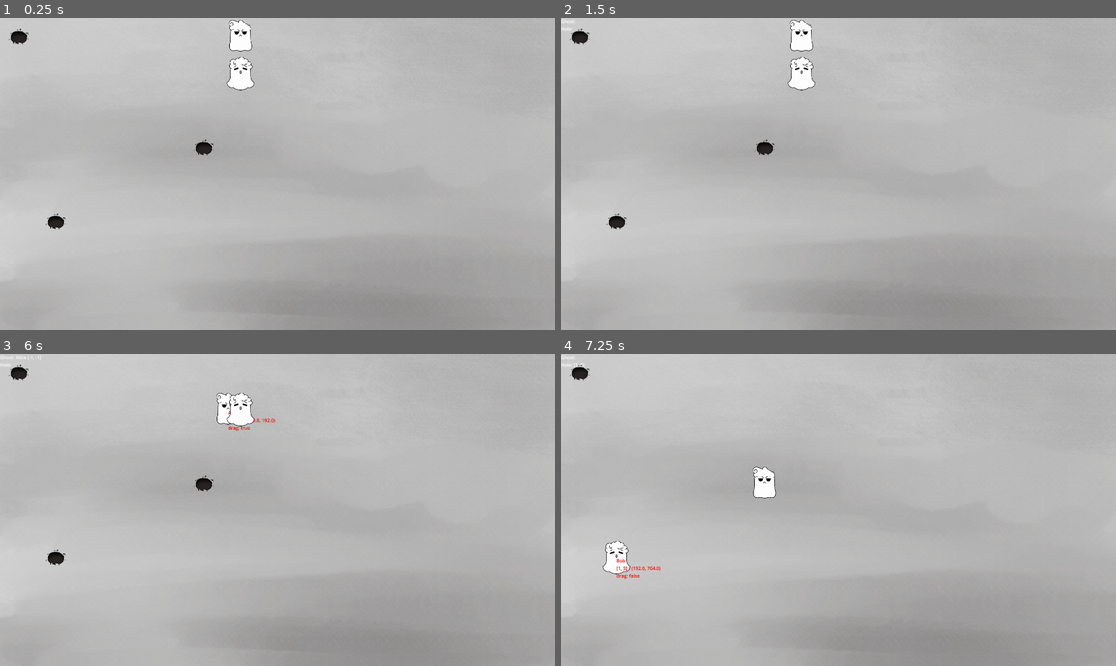
Above: before the commit, frames 1-4 (two rows, left to right).
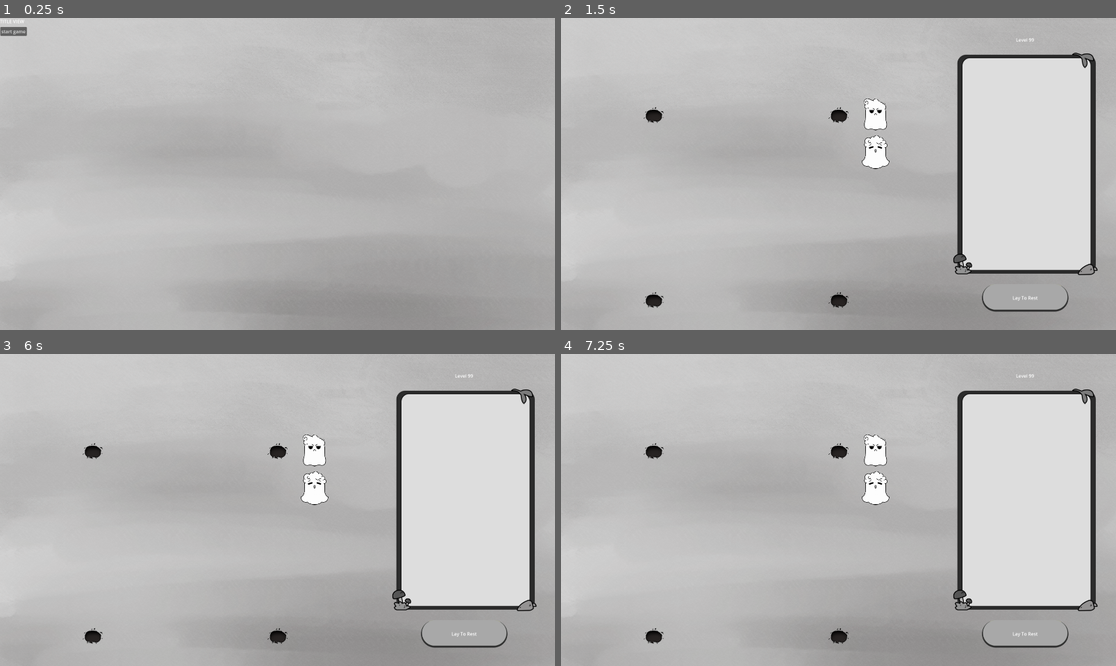
Above: after the commit, the same moments.

Repository: acornjellygames/misbegrave
Game: Godot game, scene res://Main.tscn
Same seed, same stepped clock (60 frames per second), same inputs: the game is played once before the commit and once after it.
Inputs (mouse positions are in pixels of both pictures, inside the frame that each line leads up to):
- Up to frame 1 (0.25 s): no input
- Up to frame 2 (1.5 s): click (572, 30) at 0.5 s, where only the run after the commit has a clickable "start game"; click (1027, 298) at 1.25 s, where only the run after the commit has a clickable "Lay To Rest"
- Up to frame 3 (6 s): click (466, 634) at 2 s, where only the run after the commit has a clickable "Lay To Rest"; click (466, 634) at 2.75 s, where only the run after the commit has a clickable "Lay To Rest"; tap Enter at 3.5, 5 s; drag from (16, 372) to (205, 481) at 3.52 s; tap Space at 4.25, 5.75 s; drag from (205, 481) to (16, 372) at 4.27 s; move the mouse to (55, 556) at 5.02 s; click (55, 556) at 5.17 s; drag from (238, 372) to (205, 481) at 5.77 s
- Up to frame 4 (7.25 s): drag from (799, 410) to (616, 556) at 6.52 s

The runs differ from the first frame. In frame 1, 1.2% of the frame differs, in the area x 0-46%, y 0-68%; in frame 2, 20%, in the area x 0-97%, y 0-95%; in frame 3, 20%; in frame 4, 20%.

Commit message:
Day 4

Diff:
--- a/Board/Board.gd
+++ b/Board/Board.gd
@@ -38,10 +38,13 @@
 
 	var reserve_bounds = Global.TILE_SIZE * level.dimensions
 	for i in range(level.ghosts.size()):
-		ghosts.add_child(level.ghosts[i])
-		level.ghosts[i].set_position(Vector2(reserve_bounds.x + (Global.TILE_SIZE / 2.0), (i + 0.5) * Global.TILE_SIZE))
-		level.ghosts[i].s_start_dragging.connect(_on_ghost_active)
-		level.ghosts[i].s_stop_dragging.connect(_on_ghost_inactive)
+		var ghost = level.ghosts[i]
+		ghosts.add_child(ghost)
+		var new_position = Vector2(reserve_bounds.x + (Global.TILE_SIZE / 2.0), (i + 0.5) * Global.TILE_SIZE)
+		ghost.set_position(new_position)
+		ghost.last_position = new_position
+		ghost.s_start_dragging.connect(_on_ghost_active)
+		ghost.s_stop_dragging.connect(_on_ghost_inactive)
 
 # ______________________________________________________________________________
 
@@ -55,14 +58,52 @@
 	_update_debug()
 
 func _on_ghost_active(ghost: Entity) -> void:
-	if (active_ghost == null):
-		active_ghost = ghost
-		_update_debug()
+
+	active_ghost = ghost
+	_update_debug()
 
 func _on_ghost_inactive(ghost: Entity) -> void:
-	if (active_hole != null && active_ghost != null):
-		ghost_grid[active_hole.grid_position.x][active_hole.grid_position.y] = ghost
-		active_ghost.move(active_hole.grid_position)
+	if (active_ghost != null):
+		print("ghost: " + ghost.title + " / active_ghost: " + active_ghost.title)
+	else:
+		print("ghost: " + ghost.title)
+
+	if (active_hole == null):
+		return active_ghost.move_to_last_position()
+
+	var grid_position = active_hole.grid_position
+	var blocking_ghost = ghost_grid[grid_position.x][grid_position.y]
+	if (blocking_ghost != null):
+		blocking_ghost.move_to_grid_position(active_ghost.grid_position, active_ghost.last_position)
+		ghost_grid[active_ghost.grid_position.x][active_ghost.grid_position.y] = blocking_ghost
+	else:
+		ghost_grid[active_ghost.grid_position.x][active_ghost.grid_position.y] = null
+	active_ghost.move_to_grid_position(grid_position)
+	ghost_grid[grid_position.x][grid_position.y] = active_ghost
+
+
+	#if (active_hole != null && active_ghost != null):
+		#if (active_ghost.grid_position != Vector2i(-1, -1)):
+			#ghost_grid[active_ghost.grid_position.x][active_ghost.grid_position.y] = null
+			#
+		#var blocking_ghost = ghost_grid[active_hole.grid_position.x][active_hole.grid_position.y]
+		#if (blocking_ghost != null):
+			#
+			#if (active_ghost.grid_position != Vector2i(-1, -1)):
+				#ghost_grid[active_ghost.grid_position.x][active_ghost.grid_position.y] = blocking_ghost
+			#else:
+				#ghost_grid[active_ghost.grid_position.x][active_ghost.grid_position.y] = null
+				#
+			#blocking_ghost.grid_position = active_ghost.grid_position
+			#blocking_ghost.set_position(active_ghost.last_position)
+		#
+		#
+		#ghost_grid[active_hole.grid_position.x][active_hole.grid_position.y] = ghost
+		#active_ghost.move(active_hole.grid_position)
+		#
+	#else:
+		#ghost.move_to_previous_position()
+
 	active_ghost = null
 	_update_debug()
 
--- a/Entity/Entity.gd
+++ b/Entity/Entity.gd
@@ -15,7 +15,8 @@
 var parts: Array[EntityPart]
 var grid_position: Vector2i
 
-var mouse_offset: Vector2 = Vector2.ZERO
+var parent: Node = null
+var last_position: Vector2 = Vector2.ZERO
 var is_hovering: bool = false
 var is_dragging: bool = false
 
@@ -38,9 +39,10 @@
 # ______________________________________________________________________________
 
 func _ready() -> void:
+	parent = get_parent()
+	if (grid_position != Vector2i(-1, -1)):
+		move_to_grid_position(grid_position)
 	render()
-	move(grid_position)
-	_update_debug()
 
 func _input(event: InputEvent) -> void:
 	if (type != Global.EntityType.GHOST):
@@ -50,15 +52,17 @@
 		if (event.is_pressed() && is_hovering):
 			is_dragging = true
 			s_start_dragging.emit(self)
+			last_position = get_position()
 			_update_debug()
-		elif (event.is_released()):
+		elif (event.is_released() && is_dragging):
 			is_dragging = false
 			s_stop_dragging.emit(self)
+			print("Stop Drag: " + title)
 			_update_debug()
 
 	if (event is InputEventMouseMotion):
 		if (is_dragging):
-			var new_position = get_global_mouse_position() + mouse_offset
+			var new_position = get_global_mouse_position() - parent.get_global_position()
 			set_position(new_position)
 			_update_debug()
 
@@ -72,13 +76,21 @@
 
 # ______________________________________________________________________________
 
-func move(_grid_position: Vector2i) -> void:
-	if (_grid_position != Vector2i(-1, -1)):
-		self.grid_position = _grid_position
-	var x = (_grid_position.x + 0.5) * Global.TILE_SIZE
-	var y = (_grid_position.y + 0.5) * Global.TILE_SIZE
-	set_position(Vector2(x, y))
+func move_to_position(_position: Vector2) -> void:
+	set_position(_position)
+	last_position = _position
 	_update_debug()
+
+func move_to_grid_position(_grid_position: Vector2i, backup_position: Vector2 = Vector2.ZERO) -> void:
+	grid_position = _grid_position
+	if (_grid_position == Vector2i(-1, -1)):
+		move_to_position(backup_position)
+	else:
+		move_to_position((Vector2(_grid_position) + Vector2(0.5, 0.5)) * Global.TILE_SIZE)
+	_update_debug()
+
+func move_to_last_position() -> void:
+	move_to_position(last_position)
 
 # ______________________________________________________________________________
 
@@ -151,6 +163,7 @@
 	if (type == Global.EntityType.GHOST):
 		debug.set_text(title + "
 		[" + str(grid_position.x) + ", " + str(grid_position.y) + "] / (" + str(position.x) + ", " + str(position.y) + ")
-		drag: " + str(is_dragging))
+		drag: " + str(is_dragging) + "
+		<" + str(last_position.x) + ", " + str(last_position.y) + ">")
 	else:
 		debug.set_text("[" + str(grid_position.x) + ", " + str(grid_position.y) + "]")
--- a/Global.gd
+++ b/Global.gd
@@ -5,6 +5,8 @@
 const TILE_SIZE = 128
 const LIKE_POINTS = 2
 const HATE_POINTS = -1
+const VIEW_TRANSITION_TIME_SEC = 0.5
+const BOARD_CONTAINER_SIZE = Vector2i(1280, 720)
 
 # ______________________________________________________________________________
 
@@ -32,3 +34,12 @@
 			column.append(fill)
 		array.append(column)
 	return array
+
+# ______________________________________________________________________________
+
+func transition_view(new_view: View) -> void:
+	var old_view = State.view
+	State.view = new_view
+	State.view_container.add_child(new_view)
+	new_view.transition_in()
+	if (old_view != null): old_view.transition_out()
--- a/Level/Levels.gd
+++ b/Level/Levels.gd
@@ -10,8 +10,9 @@
 var TEST = Level.new("TEST", "Test Level", Vector2i(6, 6),
 	[
 		hole(0, 0),
-		hole(5, 3),
-		hole(1, 5),
+		hole(5, 0),
+		hole(5, 5),
+		hole(0, 5),
 	],[
 		Entity.create("Alice", Global.EntityType.GHOST,
 			[ EntityAttributes.SENSITIVE_NOSE ],
--- a/Main.gd
+++ b/Main.gd
@@ -1,7 +1,12 @@
 # CHICKEN JOCKEY
 extends Node2D
 
-@onready var board = $Board
+# ______________________________________________________________________________
+
+@onready var view_container = $ViewContainer
+
+# ______________________________________________________________________________
 
 func _ready() -> void:
-	board.load_level(Levels.TEST)
+	State.view_container = view_container
+	Global.transition_view(Views.TITLE.instantiate())
--- a/Main.tscn
+++ b/Main.tscn
@@ -1,6 +1,5 @@
-[gd_scene load_steps=4 format=3 uid="uid://dpsr8ytqywe7w"]
+[gd_scene load_steps=3 format=3 uid="uid://dpsr8ytqywe7w"]
 
-[ext_resource type="PackedScene" uid="uid://165bblrfntbb" path="res://Board/Board.tscn" id="1_glv2v"]
 [ext_resource type="Script" uid="uid://mln5kwyt8u02" path="res://Main.gd" id="1_uu6xs"]
 [ext_resource type="Texture2D" uid="uid://dmx3340b4d8ed" path="res://assets/background/background.png" id="2_r0du0"]
 
@@ -12,4 +11,4 @@
 offset_bottom = 40.0
 texture = ExtResource("2_r0du0")
 
-[node name="Board" parent="." instance=ExtResource("1_glv2v")]
+[node name="ViewContainer" type="Node2D" parent="."]
--- /dev/null
+++ b/State.gd
@@ -0,0 +1,6 @@
+extends Node
+
+var view_container: Node = null
+var view: View = null
+var level: Level = null
+var score: int = 0
--- /dev/null
+++ b/View/View.gd
@@ -0,0 +1,27 @@
+class_name View extends Node2D
+
+# ______________________________________________________________________________
+
+var content: Node = null
+
+# ______________________________________________________________________________
+
+static var ViewScene = load("res://View/View.tscn")
+
+static func create(_content: Node) -> View:
+	var view = ViewScene.instantiate()
+	view.content = _content
+	return view
+
+# ______________________________________________________________________________
+
+func _ready() -> void:
+	pass
+
+# ______________________________________________________________________________
+
+func transition_out() -> void:
+	queue_free()
+
+func transition_in() -> void:
+	pass
--- /dev/null
+++ b/View/View.tscn
@@ -0,0 +1,6 @@
+[gd_scene load_steps=2 format=3 uid="uid://doln80c6nuc6l"]
+
+[ext_resource type="Script" uid="uid://bc3lk35tdstot" path="res://View/View.gd" id="1_pl5vs"]
+
+[node name="View" type="Node2D"]
+script = ExtResource("1_pl5vs")
--- /dev/null
+++ b/View/Views.gd
@@ -0,0 +1,8 @@
+extends Node
+
+# ______________________________________________________________________________
+
+var TITLE = preload("res://View/views/TitleView.tscn")
+var GAME = preload("res://View/views/GameView.tscn")
+var END = preload("res://View/views/EndView.tscn")
+var CREDITS = preload("res://View/views/CreditsView.tscn")
--- /dev/null
+++ b/View/views/CreditsView.tscn
@@ -0,0 +1,10 @@
+[gd_scene load_steps=2 format=3 uid="uid://7e60gwhe5si7"]
+
+[ext_resource type="PackedScene" uid="uid://doln80c6nuc6l" path="res://View/View.tscn" id="1_b2f03"]
+
+[node name="CreditsView" instance=ExtResource("1_b2f03")]
+
+[node name="Label" type="Label" parent="." index="0"]
+offset_right = 40.0
+offset_bottom = 23.0
+text = "CREDITS VIEW"
--- /dev/null
+++ b/View/views/EndView.tscn
@@ -0,0 +1,10 @@
+[gd_scene load_steps=2 format=3 uid="uid://rn7og467emk3"]
+
+[ext_resource type="PackedScene" uid="uid://doln80c6nuc6l" path="res://View/View.tscn" id="1_ektgr"]
+
+[node name="EndView" instance=ExtResource("1_ektgr")]
+
+[node name="Label" type="Label" parent="." index="0"]
+offset_right = 40.0
+offset_bottom = 23.0
+text = "END VIEW"
--- /dev/null
+++ b/View/views/GameView.gd
@@ -0,0 +1,15 @@
+extends View
+
+# ______________________________________________________________________________
+
+@export var board: Board
+@export var board_container: Container
+
+func _ready() -> void:
+	load_level(Levels.TEST)
+
+func load_level(level: Level) -> void:
+	var level_size: Vector2 = (level.dimensions + Vector2i(1, 0)) * Global.TILE_SIZE
+	var interstitial_size = Vector2(Global.BOARD_CONTAINER_SIZE) - level_size
+	board.set_position(interstitial_size / 2)
+	board.load_level(level)
--- /dev/null
+++ b/View/views/GameView.tscn
@@ -0,0 +1,73 @@
+[gd_scene load_steps=7 format=3 uid="uid://vq1l5lro4mjn"]
+
+[ext_resource type="PackedScene" uid="uid://doln80c6nuc6l" path="res://View/View.tscn" id="1_c07vd"]
+[ext_resource type="Texture2D" uid="uid://c5sm8ff7rd6ed" path="res://assets/ui/info-box-decorated.png" id="2_1b75e"]
+[ext_resource type="Script" uid="uid://bgwwqlllstkv6" path="res://View/views/GameView.gd" id="2_d0yyp"]
+[ext_resource type="PackedScene" uid="uid://165bblrfntbb" path="res://Board/Board.tscn" id="3_o28e4"]
+[ext_resource type="Texture2D" uid="uid://ctsqrfgeh70bh" path="res://assets/ui/button-round.png" id="5_0fwqn"]
+[ext_resource type="Texture2D" uid="uid://j7k4h2bpnr62" path="res://assets/ui/button-round-pressed.png" id="6_n56sg"]
+
+[node name="GameView" node_paths=PackedStringArray("board", "board_container") instance=ExtResource("1_c07vd")]
+script = ExtResource("2_d0yyp")
+board = NodePath("GameViewPadding/Content/BoardContainer/Board")
+board_container = NodePath("GameViewPadding/Content/BoardContainer")
+
+[node name="GameViewPadding" type="MarginContainer" parent="." index="0"]
+custom_minimum_size = Vector2(1920, 1080)
+offset_right = 169.0
+offset_bottom = 125.0
+size_flags_horizontal = 3
+size_flags_vertical = 3
+theme_override_constants/margin_left = 64
+theme_override_constants/margin_top = 64
+theme_override_constants/margin_right = 64
+theme_override_constants/margin_bottom = 64
+
+[node name="Content" type="HBoxContainer" parent="GameViewPadding" index="0"]
+layout_mode = 2
+
+[node name="BoardContainer" type="MarginContainer" parent="GameViewPadding/Content" index="0"]
+custom_minimum_size = Vector2(1280, 720)
+layout_mode = 2
+size_flags_horizontal = 3
+size_flags_vertical = 8
+
+[node name="Board" parent="GameViewPadding/Content/BoardContainer" index="0" instance=ExtResource("3_o28e4")]
+
+[node name="Info" type="VBoxContainer" parent="GameViewPadding/Content" index="1"]
+custom_minimum_size = Vector2(500, 0)
+layout_mode = 2
+theme_override_constants/separation = 32
+
+[node name="Label" type="Label" parent="GameViewPadding/Content/Info" index="0"]
+layout_mode = 2
+text = "Level 99"
+horizontal_alignment = 1
+
+[node name="InfoPanel" type="NinePatchRect" parent="GameViewPadding/Content/Info" index="1"]
+layout_mode = 2
+size_flags_vertical = 3
+texture = ExtResource("2_1b75e")
+region_rect = Rect2(8, 34, 880, 230)
+patch_margin_left = 67
+patch_margin_top = 54
+patch_margin_right = 70
+patch_margin_bottom = 76
+axis_stretch_horizontal = 2
+
+[node name="LockInButton" type="TextureButton" parent="GameViewPadding/Content/Info" index="2"]
+layout_mode = 2
+texture_normal = ExtResource("5_0fwqn")
+texture_pressed = ExtResource("6_n56sg")
+stretch_mode = 3
+
+[node name="Label" type="Label" parent="GameViewPadding/Content/Info/LockInButton" index="0"]
+layout_mode = 1
+anchors_preset = 15
+anchor_right = 1.0
+anchor_bottom = 1.0
+grow_horizontal = 2
+grow_vertical = 2
+text = "Lay To Rest"
+horizontal_alignment = 1
+vertical_alignment = 1
--- /dev/null
+++ b/View/views/TitleView.gd
@@ -0,0 +1,6 @@
+extends View
+
+# ______________________________________________________________________________
+
+func _on_button_pressed() -> void:
+	Global.transition_view(Views.GAME.instantiate())
--- /dev/null
+++ b/View/views/TitleView.tscn
@@ -0,0 +1,21 @@
+[gd_scene load_steps=3 format=3 uid="uid://eud5m3ulwr4p"]
+
+[ext_resource type="PackedScene" uid="uid://doln80c6nuc6l" path="res://View/View.tscn" id="1_gd6v1"]
+[ext_resource type="Script" uid="uid://dlfvkwmljlmri" path="res://View/views/TitleView.gd" id="2_sk5yf"]
+
+[node name="TitleView" instance=ExtResource("1_gd6v1")]
+script = ExtResource("2_sk5yf")
+
+[node name="Label" type="Label" parent="." index="0"]
+offset_right = 40.0
+offset_bottom = 23.0
+text = "TITLE VIEW"
+
+[node name="Button" type="Button" parent="." index="1"]
+offset_left = 1.0
+offset_top = 31.0
+offset_right = 93.0
+offset_bottom = 62.0
+text = "start game"
+
+[connection signal="pressed" from="Button" to="." method="_on_button_pressed"]
--- a/project.godot
+++ b/project.godot
@@ -18,10 +18,12 @@
 
 [autoload]
 
+State="*res://State.gd"
 Global="*res://Global.gd"
 EntityAttributes="*res://Entity/EntityAttributes.gd"
 EntityParts="*res://Entity/EntityParts.gd"
 Levels="*res://Level/Levels.gd"
+Views="*res://View/Views.gd"
 
 [display]
 
Not shown, added: State.gd.uid
Not shown, added: View/View.gd.uid
Not shown, added: View/Views.gd.uid
Not shown, added: View/views/GameView.gd.uid
Not shown, added: View/views/TitleView.gd.uid
Binary file changed: assets/ui/button-round-pressed.png
Binary file changed: assets/ui/button-round.png
Binary file changed: assets/ui/button-square-pressed.png
Binary file changed: assets/ui/button-square.png
